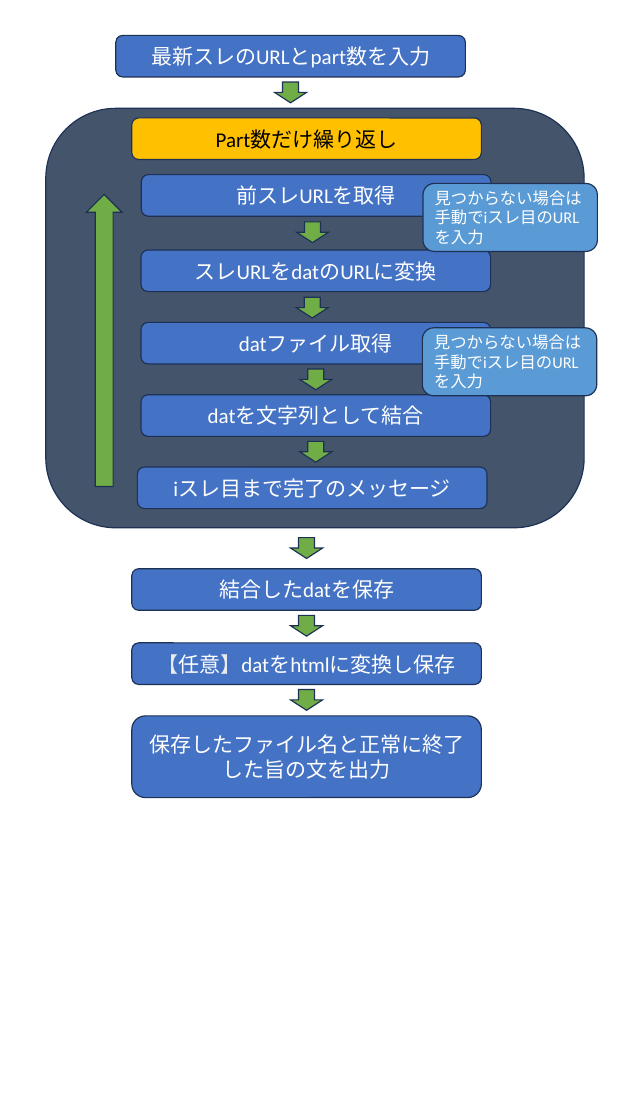
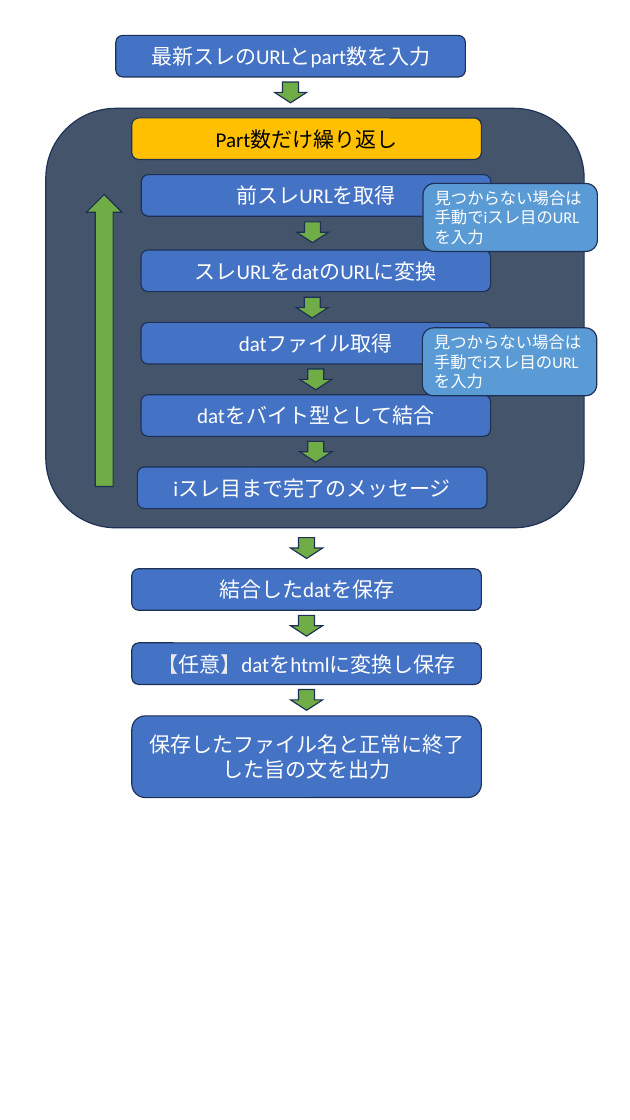
Before and after one commit to r-1317/ThreadConnector, a slide deck: slide 1 of プレゼンテーション1.pptx. Drawn at 630x1120 pixels with LibreOffice and Linux fonts; fonts in the diff are those of the drawing. Boxes give left, top, right and bottom in pixels: in the first picture for what was removed or moved away, otherwise in the second. Text is boxed around its words. In the diff, an @@ line names an element or a change of style, - is before the commit and + after.

```diff
--- a/プレゼンテーション1.pptx
+++ b/プレゼンテーション1.pptx
@@ text in rounded rectangle at [197,406,434,425]: text changed @@
-datを文字列として結合
+datをバイト型として結合
```
Also in this commit, not shown: 4 other files.
